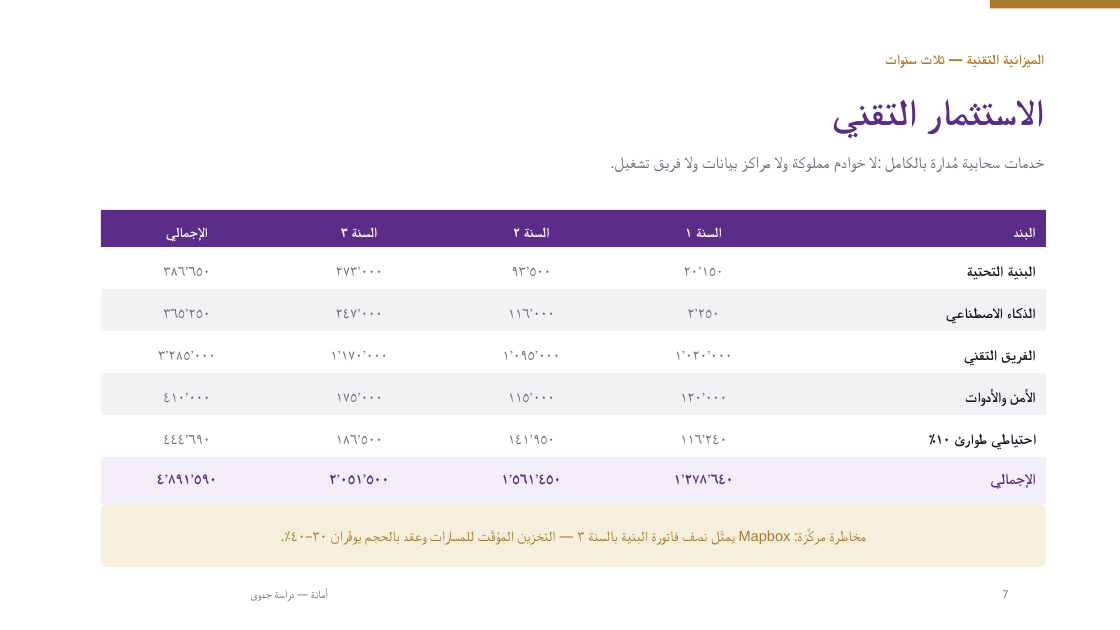
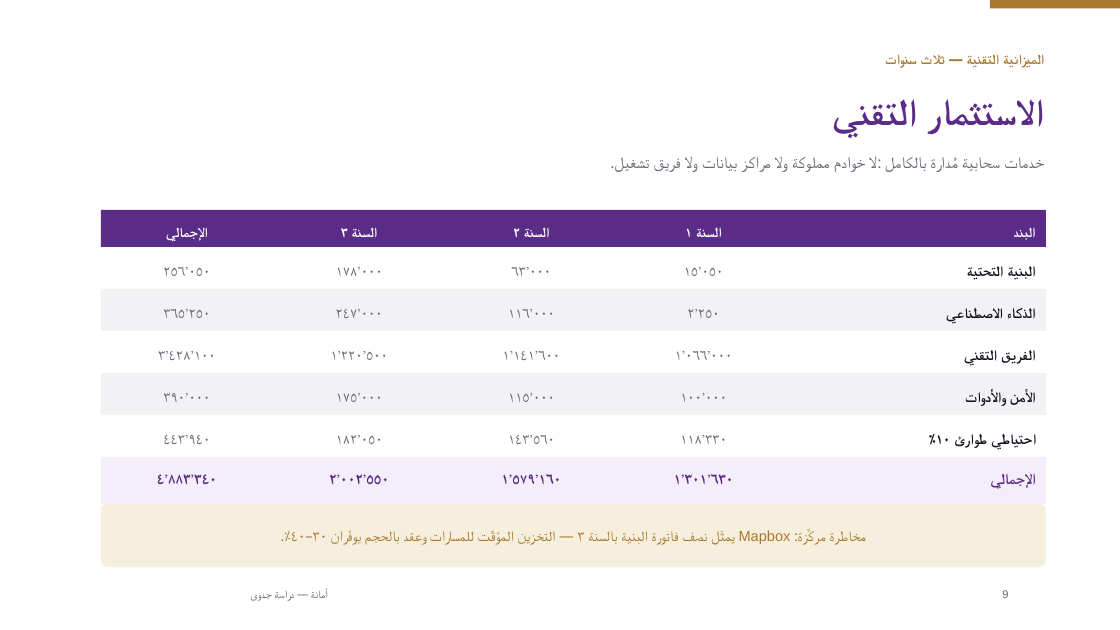
Before and after one commit to nuwate369/amana-platform, a slide deck: slide 9 of docs/business/amana-pitch-deck.pptx (slide 7 before the commit). Drawn at 1120x630 pixels with LibreOffice and Linux fonts; fonts in the diff are those of the drawing. Boxes give left, top, right and bottom in pixels: in the first picture for what was removed or moved away, otherwise in the second. Text is boxed around its words. In the diff, an @@ line names an element or a change of style, - is before the commit and + after.

```diff
--- a/docs/business/amana-pitch-deck.pptx
+++ b/docs/business/amana-pitch-deck.pptx
@@ text at (x1=163, y1=267, x2=210, y2=276): text changed @@
-٣٨٦٬٦٥٠
+٢٥٦٬٠٥٠
@@ text at (x1=336, y1=267, x2=383, y2=276): text changed @@
-٢٧٣٬٠٠٠
+١٧٨٬٠٠٠
@@ text at (x1=511, y1=267, x2=551, y2=276): text changed @@
-٩٣٬٥٠٠
+٦٣٬٠٠٠
@@ text at (x1=684, y1=267, x2=724, y2=276): text changed @@
-٢٠٬١٥٠
+١٥٬٠٥٠
@@ text at (x1=158, y1=351, x2=216, y2=360): text changed @@
-٣٬٢٨٥٬٠٠٠
+٣٬٤٢٨٬١٠٠
@@ text at (x1=330, y1=351, x2=388, y2=360): text changed @@
-١٬١٧٠٬٠٠٠
+١٬٢٢٠٬٥٠٠
@@ text at (x1=502, y1=351, x2=560, y2=360): text changed @@
-١٬٠٩٥٬٠٠٠
+١٬١٤١٬٦٠٠
@@ text at (x1=675, y1=351, x2=733, y2=360): text changed @@
-١٬٠٢٠٬٠٠٠
+١٬٠٦٦٬٠٠٠
@@ text at (x1=163, y1=393, x2=210, y2=402): text changed @@
-٤١٠٬٠٠٠
+٣٩٠٬٠٠٠
@@ text at (x1=680, y1=393, x2=727, y2=402): text changed @@
-١٢٠٬٠٠٠
+١٠٠٬٠٠٠
@@ text at (x1=163, y1=435, x2=210, y2=444): text changed @@
-٤٤٤٬٦٩٠
+٤٤٣٬٩٤٠
@@ text at (x1=336, y1=435, x2=383, y2=444): text changed @@
-١٨٦٬٥٠٠
+١٨٢٬٠٥٠
@@ text at (x1=508, y1=435, x2=555, y2=444): text changed @@
-١٤١٬٩٥٠
+١٤٣٬٥٦٠
@@ text at (x1=680, y1=435, x2=727, y2=444): text changed @@
-١١٦٬٢٤٠
+١١٨٬٣٣٠
@@ text at (x1=157, y1=474, x2=217, y2=484): text changed @@
-٤٬٨٩١٬٥٩٠
+٤٬٨٨٣٬٣٤٠
@@ text at (x1=329, y1=474, x2=389, y2=484): text changed @@
-٢٬٠٥١٬٥٠٠
+٢٬٠٠٢٬٥٥٠
@@ text at (x1=501, y1=474, x2=561, y2=484): text changed @@
-١٬٥٦١٬٤٥٠
+١٬٥٧٩٬١٦٠
@@ text at (x1=674, y1=474, x2=734, y2=484): text changed @@
-١٬٢٧٨٬٦٤٠
+١٬٣٠١٬٦٣٠
@@ text at (x1=1002, y1=590, x2=1008, y2=598): text changed @@
-7
+9
```
Also in this commit, not shown: 10 other slides changed, 5 slides added, 2 slides removed, 3 other files.
